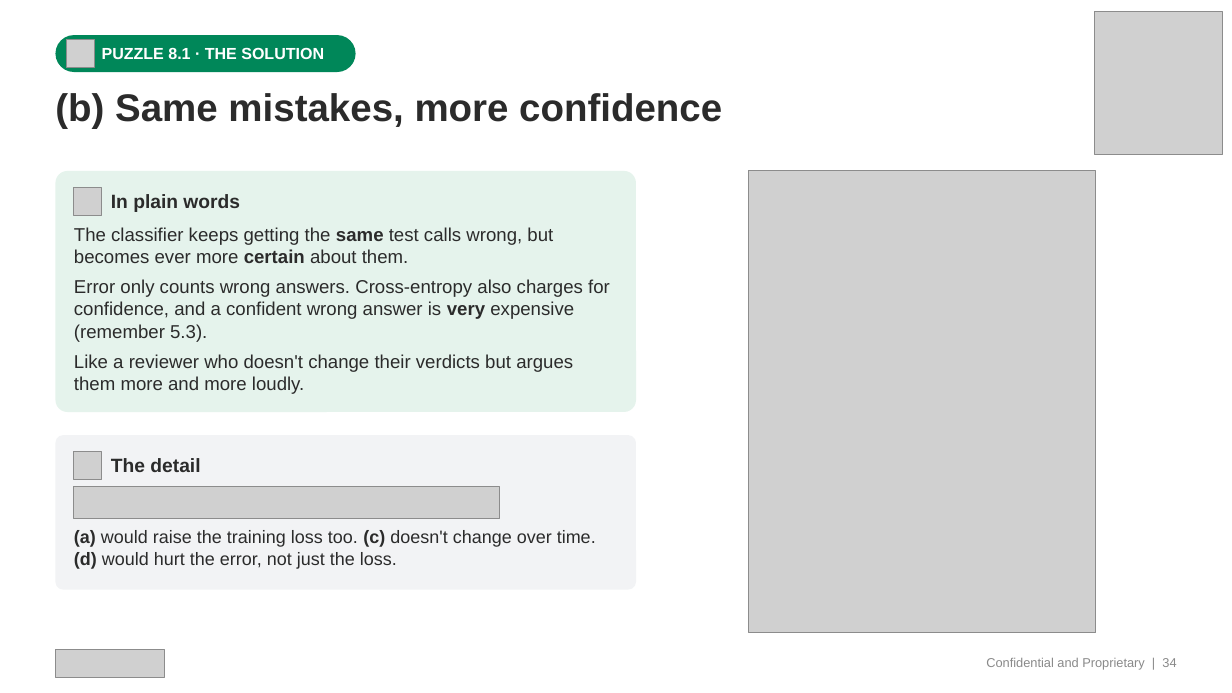
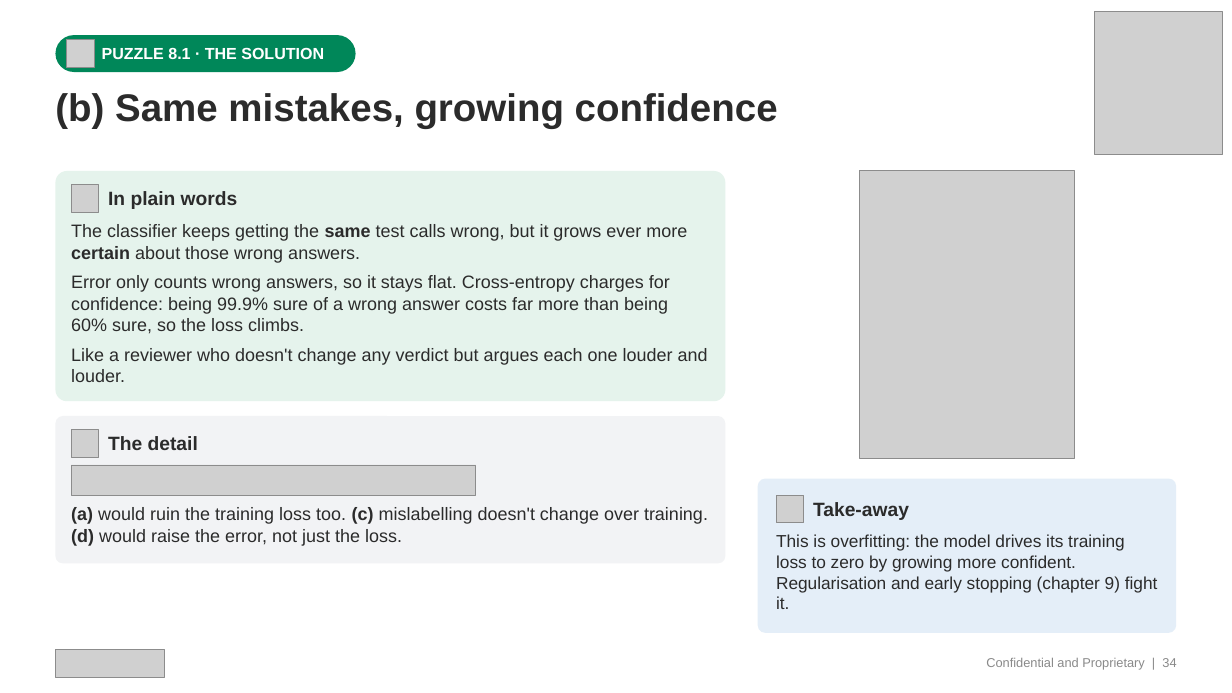
Before and after one commit to transitionbio/udl-ch1-8-tutorial, a slide deck: slide 34 of slides/TBio_UDL_Ch1-8_OneHour.pptx. Drawn at 1232x693 pixels with LibreOffice and Linux fonts; fonts in the diff are those of the drawing; grey boxes stand for pictures. Boxes give left, top, right and bottom in pixels: in the first picture for what was removed or moved away, otherwise in the second. Text is boxed around its words. In the diff, an @@ line names an element or a change of style, - is before the commit and + after.

```diff
--- a/slides/TBio_UDL_Ch1-8_OneHour.pptx
+++ b/slides/TBio_UDL_Ch1-8_OneHour.pptx
@@ text at [55, 93, 778, 129]: text changed @@
-(b) Same mistakes, more confidence
+(b) Same mistakes, growing confidence
@@ rounded rectangle: place and size @@
-rounded rectangle at [55, 171, 636, 412]
+rounded rectangle at [55, 171, 726, 401]
@@ picture: place and size @@
-picture at [750, 171, 1097, 633]
+picture at [860, 171, 1076, 458]
@@ text at [71, 224, 708, 382]: text changed; size 14.5 to 14 pt @@
-The classifier keeps getting the same test calls wrong, but becomes ever more certain about them.
-Error only counts wrong answers. Cross-entropy also charges for confidence, and a confident wrong answer is very expensive (remember 5.3).
-Like a reviewer who doesn't change their verdicts but argues them more and more loudly.
+The classifier keeps getting the same test calls wrong, but it grows ever more certain about those wrong answers.
+Error only counts wrong answers, so it stays flat. Cross-entropy charges for confidence: being 99.9% sure of a wrong answer costs far more than being 60% sure, so the loss climbs.
+Like a reviewer who doesn't change any verdict but argues each one louder and louder.
@@ rounded rectangle: place and size @@
-rounded rectangle at [55, 435, 636, 590]
+rounded rectangle at [55, 416, 726, 563]
@@ picture: place and size @@
-picture at [74, 452, 102, 480]
+picture at [71, 430, 99, 457]
@@ text "The detail": place and size @@
-text "The detail" at [111, 458, 200, 472]
+text "The detail" at [108, 436, 198, 450]
@@ picture added at [71, 465, 476, 495] @@
@@ rounded rectangle added at [758, 479, 1177, 633], fill #E4EEF8 @@
@@ text at [71, 507, 708, 546]: text changed @@
-(a) would raise the training loss too. (c) doesn't change over time. (d) would hurt the error, not just the loss.
+(a) would ruin the training loss too. (c) mislabelling doesn't change over training. (d) would raise the error, not just the loss.
@@ picture removed at [74, 487, 500, 518] @@
@@ picture added at [776, 495, 804, 523] @@
@@ text added at [813, 502, 909, 520], 15 pt, text #2B2B2B, bold @@
+Take-away
@@ text added at [776, 534, 1158, 609], 13.5 pt, text #2B2B2B @@
+This is overfitting: the model drives its training loss to zero by growing more confident. Regularisation and early stopping (chapter 9) fight it.
```
Also in this commit, not shown: 23 other slides changed, 1 other file.
